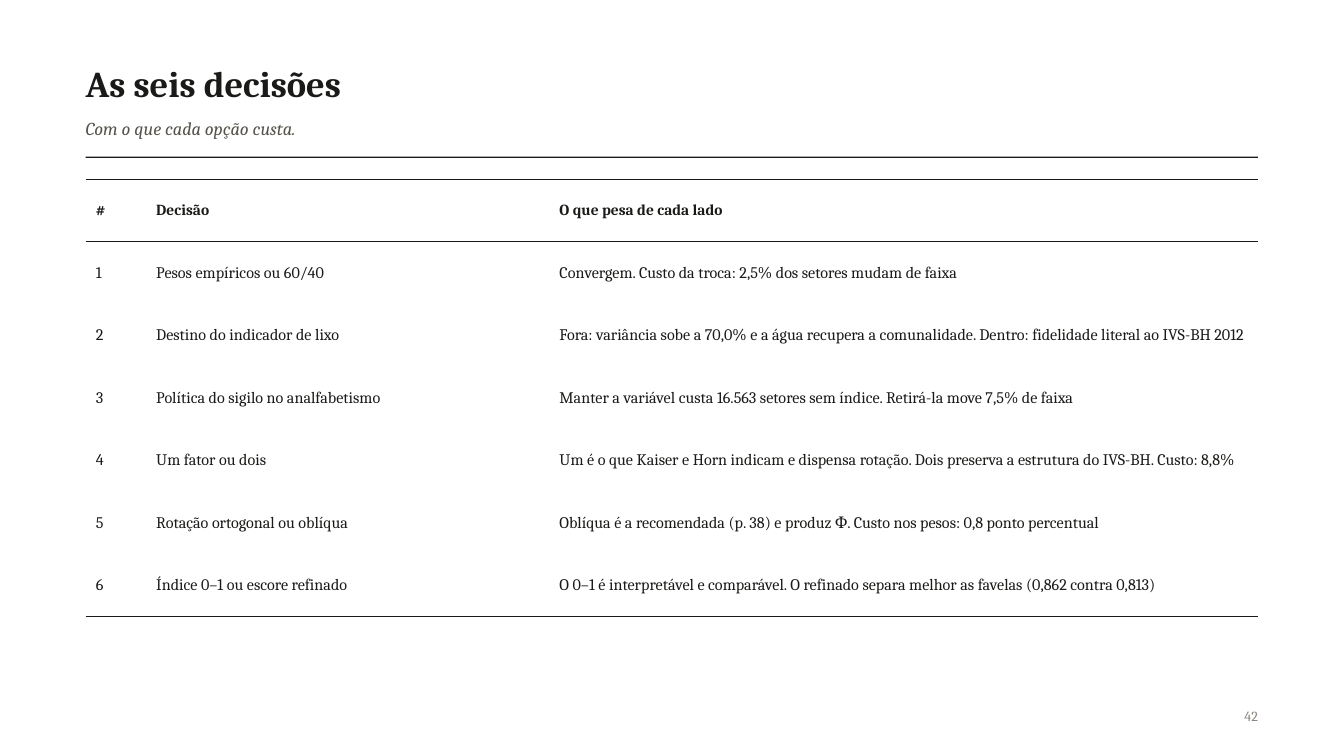
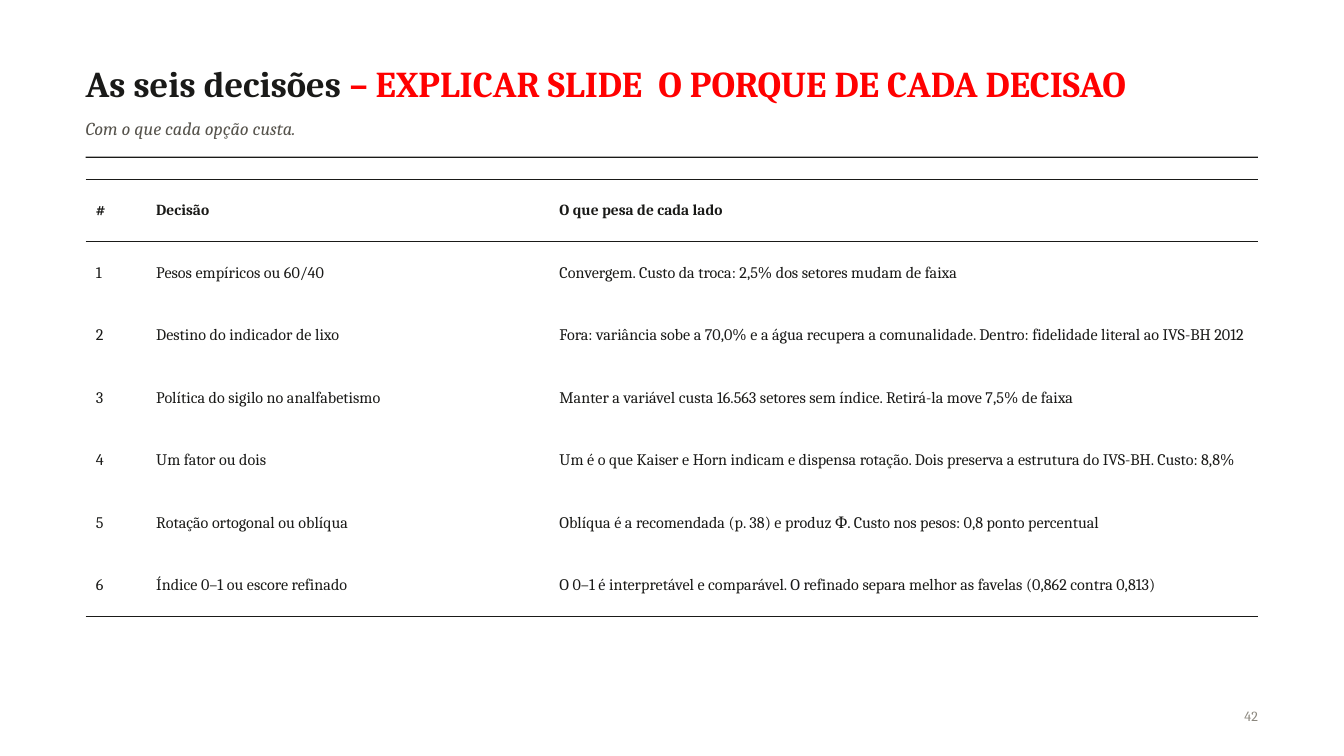
Before and after one commit to pedrinndias/Projeto_IVS_Censo, a slide deck: slide 42 of docs/Apresentacoes_IVS/Analise_Fatorial_NB04_2026-09.pptx. Drawn at 1344x756 pixels with LibreOffice and Linux fonts; fonts in the diff are those of the drawing. Boxes give left, top, right and bottom in pixels: in the first picture for what was removed or moved away, otherwise in the second. Text is boxed around its words. In the diff, an @@ line names an element or a change of style, - is before the commit and + after.

```diff
--- a/docs/Apresentacoes_IVS/Analise_Fatorial_NB04_2026-09.pptx
+++ b/docs/Apresentacoes_IVS/Analise_Fatorial_NB04_2026-09.pptx
@@ text at (86,71,1126,104): text changed; text colour #1A1A18 to #FF0000 @@
-As seis decisões
+As seis decisões – EXPLICAR SLIDE O PORQUE DE CADA DECISAO
```
Also in this commit, not shown: 30 other slides changed, 51 slides added, 1 slide removed.
